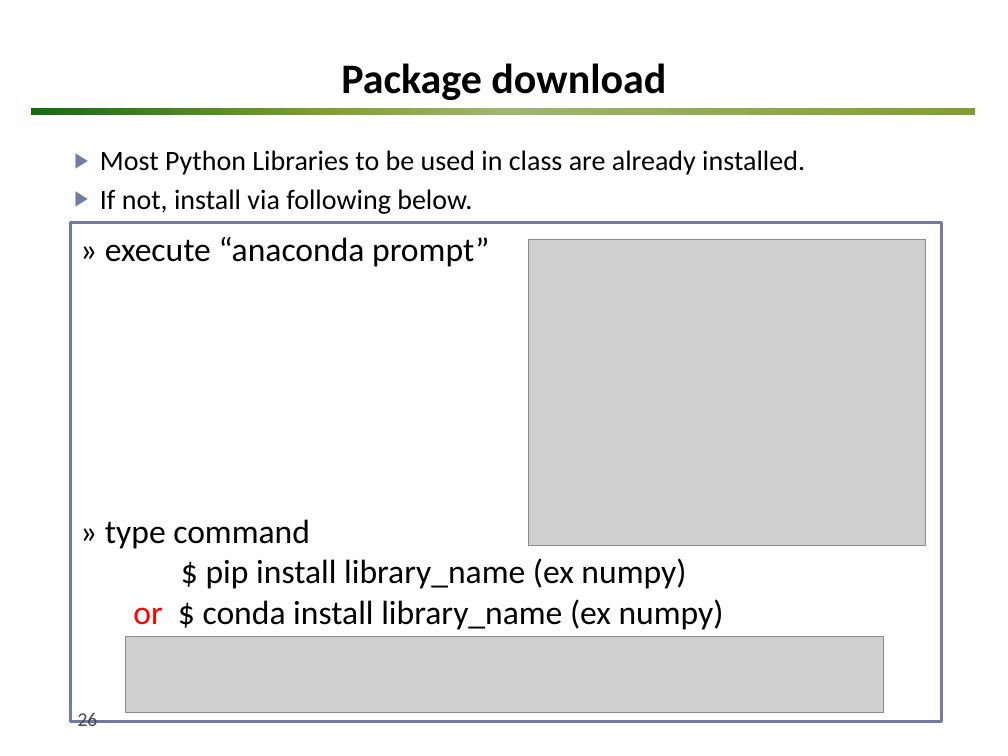
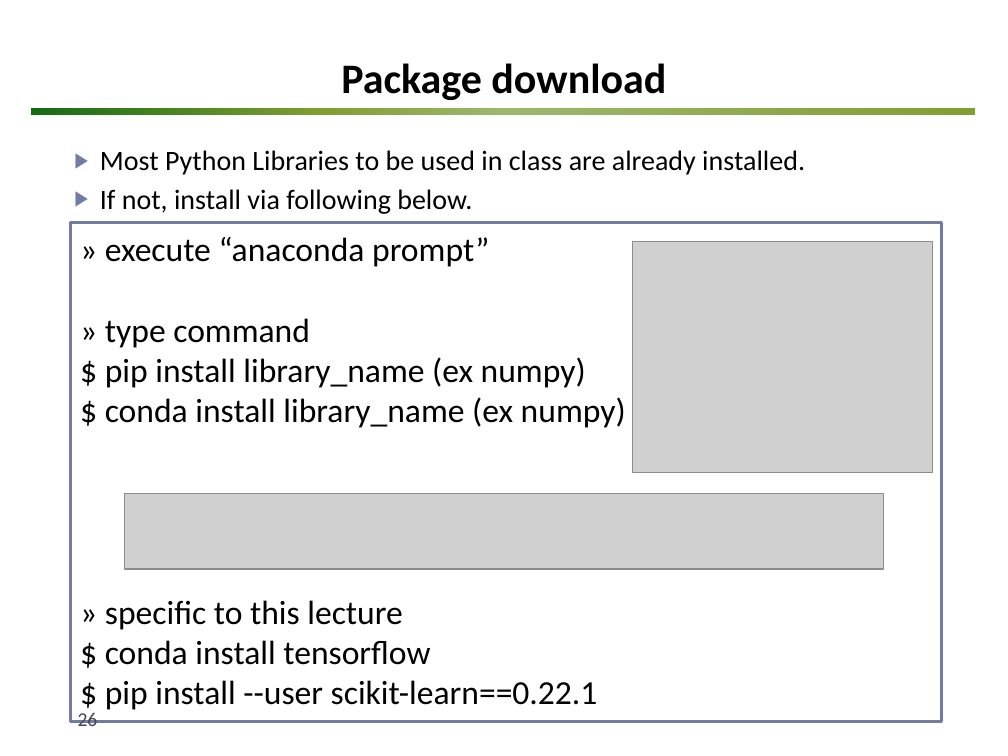
Before and after one commit to matphyscope/20220808_Lecture, a slide deck: slide 26 of lecture_ppts/Lecture 2 - MNIST Classification.pptx. Drawn at 1008x756 pixels with LibreOffice and Linux fonts; fonts in the diff are those of the drawing; grey boxes stand for pictures; background and template pictures are left out. Boxes give left, top, right and bottom in pixels: in the first picture for what was removed or moved away, otherwise in the second. Text is boxed around its words. In the diff, an @@ line names an element or a change of style, - is before the commit and + after.

```diff
--- a/lecture_ppts/Lecture 2 - MNIST Classification.pptx
+++ b/lecture_ppts/Lecture 2 - MNIST Classification.pptx
@@ picture: place and size @@
-picture at (529, 240, 926, 546)
+picture at (633, 241, 932, 472)
@@ text in rectangle at (105, 397, 626, 710): text changed @@
-or $ conda install library_name (ex numpy)
+$ conda install library_name (ex numpy)
+» specific to this lecture
+$ conda install tensorflow
+$ pip install --user scikit-learn==0.22.1
@@ picture: place and size @@
-picture at (126, 637, 884, 713)
+picture at (125, 494, 883, 570)
```
Also in this commit, not shown: 2 other slides changed, 1 slide added, 1 slide removed, 10 other files.
